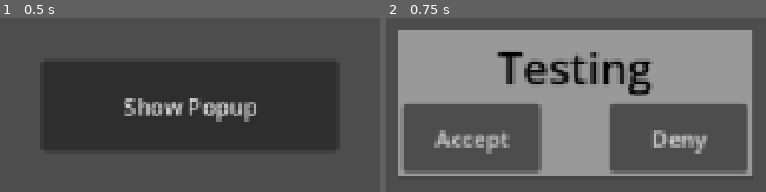
Above: before the commit, frames 1-2 (left to right).
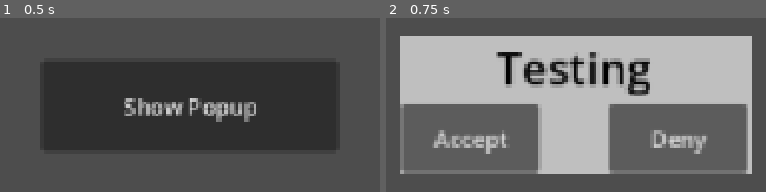
Above: after the commit, the same moments.

Repository: aspen-otr/clueheads
Game: Godot game, scene res://test_popup.tscn
Same seed, same stepped clock (60 frames per second), same inputs: the game is played once before the commit and once after it.
Inputs:
- Up to frame 1 (0.5 s): no input
- Up to frame 2 (0.75 s): click "Show Popup" at 0.5 s

Frame 1 is identical in both runs. In frame 2, 47% of the frame differs, in the area x 3-97%, y 6-91%.

Commit message:
Complete PopupAcceptDeny
A fully functional accept/deny popup. Once activated, popup window will appear and everything else will be inaccessible. Will return accept/deny value once user clicks a button.

Diff:
--- a/popup_accept_deny.gd
+++ b/popup_accept_deny.gd
@@ -1,21 +1,21 @@
 extends Control
+
+signal accept_deny_pressed
 
 const accept_result = "Accept"
 const deny_result = "Deny"
 
-func show_popup_accept_deny(title, accept_txt = accept_result, deny_txt = deny_result) -> void:
+func accept_deny(title, accept_txt = accept_result, deny_txt = deny_result) -> String:
 	%PopupAcceptDeny/Contents/Text.text = title
 	%PopupAcceptDeny/Contents/Buttons/AcceptBtn.text = accept_txt
 	%PopupAcceptDeny/Contents/Buttons/DenyBtn.text = deny_txt
 	%PopupAcceptDeny.popup()
-
-func _opt_pressed(result) -> String:
+	var result = await accept_deny_pressed
 	%PopupAcceptDeny.hide()
-	print(result)
 	return result
 
-func _accept_pressed() -> String:
-	return _opt_pressed(accept_result)
+func _accept_pressed() -> void:
+	accept_deny_pressed.emit(accept_result)
 
-func _deny_pressed() -> String:
-	return _opt_pressed(deny_result)
+func _deny_pressed() -> void:
+	accept_deny_pressed.emit(deny_result)
--- a/popups.tscn
+++ b/popups.tscn
@@ -1,10 +1,6 @@
 [gd_scene format=3 uid="uid://ihynpbig6t2e"]
 
 [ext_resource type="Script" uid="uid://4m5lldx88fb" path="res://popup_accept_deny.gd" id="1_w2jk7"]
-
-[sub_resource type="Theme" id="Theme_2lnam"]
-
-[sub_resource type="StyleBoxFlat" id="StyleBoxFlat_2jgpx"]
 
 [sub_resource type="LabelSettings" id="LabelSettings_0r1bn"]
 font_size = 32
@@ -23,20 +19,37 @@
 
 [node name="CanvasLayer" type="CanvasLayer" parent="." unique_id=266537817]
 
-[node name="PopupAcceptDeny" type="PopupPanel" parent="CanvasLayer" unique_id=1838951175]
+[node name="PopupAcceptDeny" type="Window" parent="CanvasLayer" unique_id=1195537575]
 unique_name_in_owner = true
+transparent_bg = true
+canvas_item_default_texture_filter = 4
+canvas_item_default_texture_repeat = 3
 oversampling_override = 1.0
 initial_position = 1
-size = Vector2i(258, 107)
-theme = SubResource("Theme_2lnam")
-theme_override_styles/panel = SubResource("StyleBoxFlat_2jgpx")
+size = Vector2i(253, 100)
+visible = false
+wrap_controls = true
+transient = true
+exclusive = true
+unresizable = true
+borderless = true
+transparent = true
+popup_wm_hint = true
+minimize_disabled = true
+maximize_disabled = true
+
+[node name="ColorRect" type="ColorRect" parent="CanvasLayer/PopupAcceptDeny" unique_id=1154376760]
+anchors_preset = 15
+anchor_right = 1.0
+anchor_bottom = 1.0
+grow_horizontal = 2
+grow_vertical = 2
+color = Color(0.74978, 0.74978, 0.74977994, 1)
 
 [node name="Contents" type="VBoxContainer" parent="CanvasLayer/PopupAcceptDeny" unique_id=1498583068]
 anchors_preset = 15
 anchor_right = 1.0
 anchor_bottom = 1.0
-offset_right = 258.0
-offset_bottom = 107.0
 grow_horizontal = 2
 grow_vertical = 2
 alignment = 1
--- a/test_popup.gd
+++ b/test_popup.gd
@@ -1,5 +1,5 @@
 extends Button
 
-
 func _on_pressed() -> void:
-	Popups.show_popup_accept_deny("Testing")
+	var result = await Popups.accept_deny("Testing")
+	print(result)
